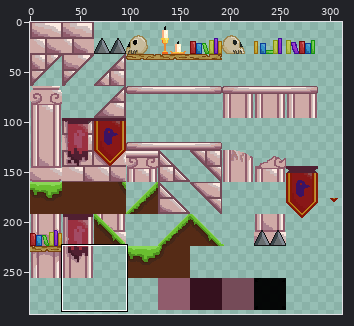
A sprite sheet gets an edit: assets/graphics/tilesets/brick_tileset.png. Above, an overview of the earlier version with the close-up marked.
Close-up. Old version:
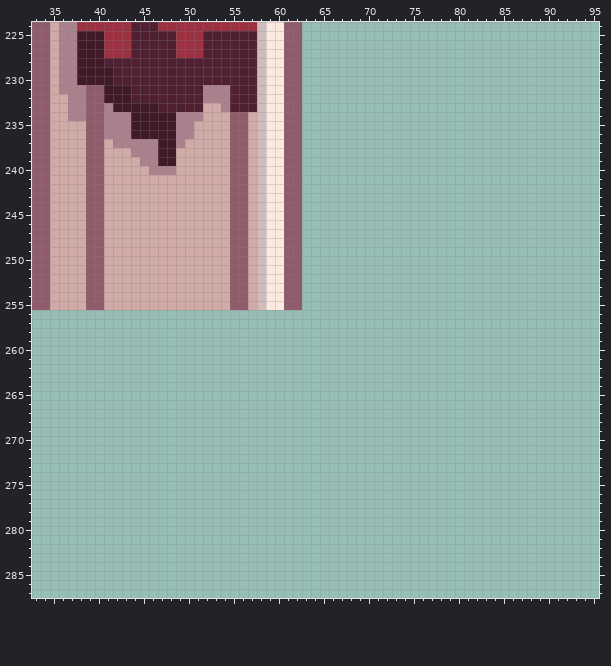
The file is 340x315 pixels. Colours within 5 levels of each other are drawn and written as one. Shown: x 33..95, y 224..287. The wide view leaves out empty margins.
Now the later version:
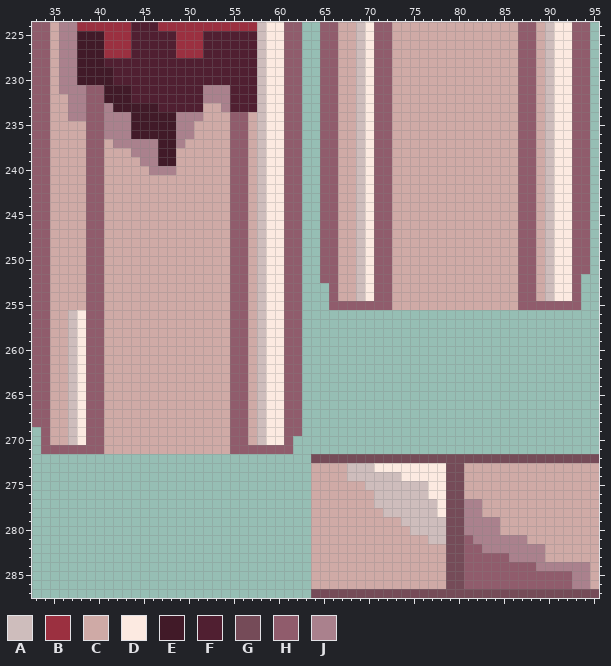
Palette (. is transparent): A #cebdbc  B #9b3040  C #cfaaa6  D #fceae1  E #411a28  F #501f31  G #754b58  H #905c6c  J #aa818d
Log entry: level 2 finished!
The exact change:
Changed rows in their new state; - is an unchanged pixel.
first column x 33:
224 --------------------------------HHCCADHHCCCCCCCCCCCCCCHHCADDHH-
225 --------------------------------HHCCADHHCCCCCCCCCCCCCCHHCADDHH-
226 --------------------------------HHCCADHHCCCCCCCCCCCCCCHHCADDHH-
227 --------------------------------HHCCADHHCCCCCCCCCCCCCCHHCADDHH-
228 --------------------------------HHCCADHHCCCCCCCCCCCCCCHHCADDHH-
229 --------------------------------HHCCADHHCCCCCCCCCCCCCCHHCADDHH-
230 --------------------------------HHCCADHHCCCCCCCCCCCCCCHHCADDHH-
231 --------------------------------HHCCADHHCCCCCCCCCCCCCCHHCADDHH-
232 --------------------------------HHCCADHHCCCCCCCCCCCCCCHHCADDHH-
233 --------------------------------HHCCADHHCCCCCCCCCCCCCCHHCADDHH-
234 --------------------------------HHCCADHHCCCCCCCCCCCCCCHHCADDHH-
235 --------------------------------HHCCADHHCCCCCCCCCCCCCCHHCADDHH-
236 --------------------------------HHCCADHHCCCCCCCCCCCCCCHHCADDHH-
237 --------------------------------HHCCADHHCCCCCCCCCCCCCCHHCADDHH-
238 --------------------------------HHCCADHHCCCCCCCCCCCCCCHHCADDHH-
239 --------------------------------HHCCADHHCCCCCCCCCCCCCCHHCADDHH-
240 --------------------------------HHCCADHHCCCCCCCCCCCCCCHHCADDHH-
241 --------------------------------HHCCADHHCCCCCCCCCCCCCCHHCADDHH-
242 --------------------------------HHCCADHHCCCCCCCCCCCCCCHHCADDHH-
243 --------------------------------HHCCADHHCCCCCCCCCCCCCCHHCADDHH-
244 --------------------------------HHCCADHHCCCCCCCCCCCCCCHHCADDHH-
245 --------------------------------HHCCADHHCCCCCCCCCCCCCCHHCADDHH-
246 --------------------------------HHCCADHHCCCCCCCCCCCCCCHHCADDHH-
247 --------------------------------HHCCADHHCCCCCCCCCCCCCCHHCADDHH-
248 --------------------------------HHCCADHHCCCCCCCCCCCCCCHHCADDHH-
249 --------------------------------HHCCADHHCCCCCCCCCCCCCCHHCADDHH-
250 --------------------------------HHCCADHHCCCCCCCCCCCCCCHHCADDHH-
251 --------------------------------HHCCADHHCCCCCCCCCCCCCCHHCADDHH-
252 --------------------------------HHCCADHHCCCCCCCCCCCCCCHHCADDH--
253 ---------------------------------HCCADHHCCCCCCCCCCCCCCHHCADDH--
254 ---------------------------------HCCADHHCCCCCCCCCCCCCCHHCADDH--
255 ---------------------------------HHHHHHHCCCCCCCCCCCCCCHHHHHHH--
256 HHCCADHHCCCCCCCCCCCCCCHHCADDHH---------------------------------
257 HHCCADHHCCCCCCCCCCCCCCHHCADDHH---------------------------------
258 HHCCADHHCCCCCCCCCCCCCCHHCADDHH---------------------------------
259 HHCCADHHCCCCCCCCCCCCCCHHCADDHH---------------------------------
260 HHCCADHHCCCCCCCCCCCCCCHHCADDHH---------------------------------
261 HHCCADHHCCCCCCCCCCCCCCHHCADDHH---------------------------------
262 HHCCADHHCCCCCCCCCCCCCCHHCADDHH---------------------------------
263 HHCCADHHCCCCCCCCCCCCCCHHCADDHH---------------------------------
264 HHCCADHHCCCCCCCCCCCCCCHHCADDHH---------------------------------
265 HHCCADHHCCCCCCCCCCCCCCHHCADDHH---------------------------------
266 HHCCADHHCCCCCCCCCCCCCCHHCADDHH---------------------------------
267 HHCCADHHCCCCCCCCCCCCCCHHCADDHH---------------------------------
268 HHCCADHHCCCCCCCCCCCCCCHHCADDHH---------------------------------
269 -HCCADHHCCCCCCCCCCCCCCHHCADDHH---------------------------------
270 -HCCADHHCCCCCCCCCCCCCCHHCADDH----------------------------------
271 -HHHHHHHCCCCCCCCCCCCCCHHHHHHH----------------------------------
272 -------------------------------GGGGGGGGGGGGGGGGGGGGGGGGGGGGGGGG
273 -------------------------------CCCCAAADDDDDDDDGGCCCCCCCCCCCCCCC
274 -------------------------------CCCCAAAAAADDDDDGGCCCCCCCCCCCCCCC
275 -------------------------------CCCCCCAAAAAAADDGGCCCCCCCCCCCCCCC
276 -------------------------------CCCCCCCAAAAAADDGGCCCCCCCCCCCCCCC
277 -------------------------------CCCCCCCAAAAAAADGGJJCCCCCCCCCCCCC
278 -------------------------------CCCCCCCCAAAAAADGGJJCCCCCCCCCCCCC
279 -------------------------------CCCCCCCCCCAAAAAGGJJJJCCCCCCCCCCC
280 -------------------------------CCCCCCCCCCCAAAAGGJJJJCCCCCCCCCCC
281 -------------------------------CCCCCCCCCCCCCAAGGHJJJJJJCCCCCCCC
282 -------------------------------CCCCCCCCCCCCCCCGGHHJJJJJJJCCCCCC
283 -------------------------------CCCCCCCCCCCCCCCGGHHHHHJJJJCCCCCC
284 -------------------------------CCCCCCCCCCCCCCCGGHHHHHHHHJJJJJJC
285 -------------------------------CCCCCCCCCCCCCCCGGHHHHHHHHHHHHJJC
286 -------------------------------CCCCCCCCCCCCCCCGGHHHHHHHHHHHHJJC
287 -------------------------------GGGGGGGGGGGGGGGGGGGGGGGGGGGGGGGG
Changed places in both close-ups, as pixel boxes (x1, y1, x2, y2):
added: (32, 22, 599, 598)
